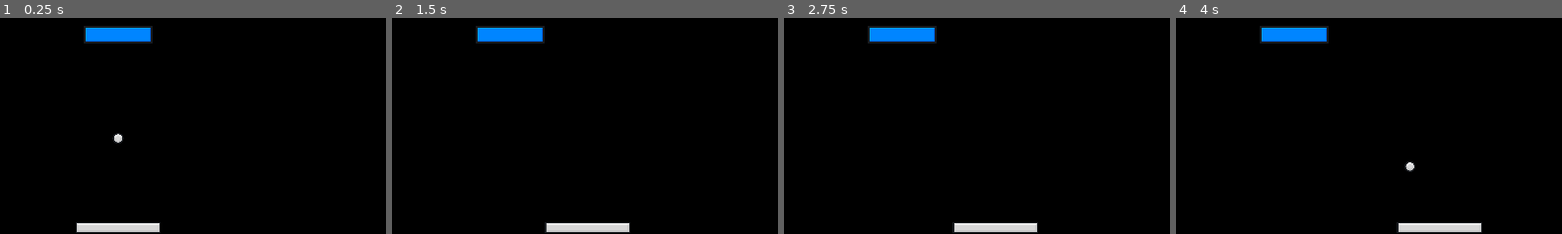
Above: before the commit, frames 1-4 (left to right).
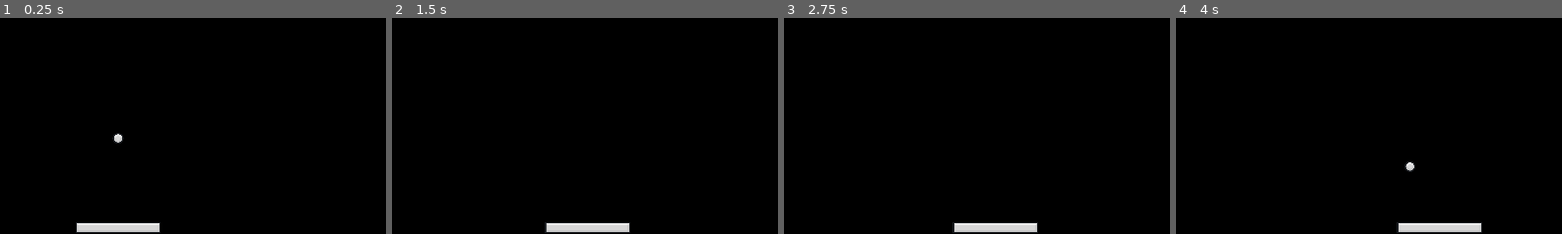
Above: after the commit, the same moments.

Repository: joferrer5/Brick-Breaker-Game
Game: Godot game, scene res://Scenes/main.tscn
Two runs of this game, one before a commit and one after it. Both use one fixed random seed, a clock stepped at 60 frames per second and the inputs below.
Inputs:
- Up to frame 1 (0.25 s): no input
- Up to frame 2 (1.5 s): tap Enter at 0.5 s; hold D (right) 0.53-1.28 s; hold A (left) from 1.28 s (still down)
- Up to frame 3 (2.75 s): release A (left) at 2.03 s; hold D (right) from 2.03 s (still down)
- Up to frame 4 (4 s): release D (right) at 3.53 s; hold A (left) from 3.53 s (still down)
The pictures show only the part of the screen within x 35-85%, y 46-96%; the shares and areas given below are measured in that part.

The runs differ from the first frame. In frame 1, 1.5% of the frame differs, in the area x 21-40%, y 3-12%; in frame 2, 1.5%; in frame 3, 1.5%; in frame 4, 1.5%.

Commit message:
Revert "1:09:09"
This reverts commit 44c9f09863899db20ad55ffa690cffdaaee46675.

Diff:
--- a/BrickSpawner.gd
+++ b/BrickSpawner.gd
@@ -5,8 +5,8 @@
 const COLUMNS = 5
 const ROWS = 6
 
-@onready var ball = $"../Ball" as Ball
-@onready var ui = $"../UI" as UI
+@onready var ball = $"../Ball"
+@onready var ui = $"../UI"
 
 @export var brick_scene: PackedScene
 @export var margin: Vector2 = Vector2(8, 8)
@@ -16,29 +16,9 @@
 
 # Called when the node enters the scene tree for the first time.
 func _ready():
-	spawn()
+	pass # Replace with function body.
 
 func spawn():
 	var test_brick = brick_scene.instantiate() as Brick
 	add_child (test_brick)
-	var brick_size = test_brick.get_size()
-	test_brick.queue_free()
-
-	var row_width = brick_size.x * COLUMNS + margin.x * (COLUMNS - 1)
-	var spawn_position_x = (row_width + brick_size.x + margin.x) / 2
-	var spawn_position_y = spawn_start.position.y
-
-	for i in ROWS:
-		for j in COLUMNS:
-			var brick = brick_scene.instantiate() as Brick
-			add_child(brick)
-			brick.set_level(ROWS - i)
-			var x = spawn_position_x + j * (margin.x + brick.get_size().x)
-			var y = spawn_position_y + i * (margin.y + brick.get_size().y)
-			brick.set_position(Vector2(x, y))
-			brick.brick_destroyed.connect(on_brick_destroyed)
-
-func on_brick_destroyed():
-	brick_count -= 1
-	if brick_count == 0:
-		ball.stop_ball()
+	var brick_size = test_brick.get_size() * .25
--- a/Scenes/brick.gd
+++ b/Scenes/brick.gd
@@ -19,7 +19,7 @@
 ]
 
 func get_size():
-	return collision_shape_2d.shape.get_rect().size * sprite_2d.scale
+	return collision_shape_2d.shape.get_rect().size
 
 func set_level(new_level: int):
 	level = new_level
--- a/Scenes/brick.tscn
+++ b/Scenes/brick.tscn
@@ -7,7 +7,6 @@
 size = Vector2(99, 24)
 
 [node name="Brick" type="RigidBody2D"]
-collision_layer = 8
 gravity_scale = 0.0
 lock_rotation = true
 freeze = true
--- a/Scenes/main.tscn
+++ b/Scenes/main.tscn
@@ -1,11 +1,10 @@
-[gd_scene load_steps=7 format=3 uid="uid://cdpcmkuswsgs3"]
+[gd_scene load_steps=6 format=3 uid="uid://cdpcmkuswsgs3"]
 
 [ext_resource type="PackedScene" uid="uid://dn6lj2aumq8ah" path="res://paddle.tscn" id="1_25ctu"]
-[ext_resource type="PackedScene" uid="uid://bj5bjwp4spyvn" path="res://Scenes/ball.tscn" id="2_6ywm0"]
+[ext_resource type="PackedScene" uid="uid://bj5bjwp4spyvn" path="res://ball.tscn" id="2_6ywm0"]
 [ext_resource type="PackedScene" uid="uid://3t3s5l0jjqiq" path="res://wall.tscn" id="3_ra8e1"]
 [ext_resource type="PackedScene" uid="uid://dauqta0uydf8s" path="res://death_zone.tscn" id="4_doer2"]
 [ext_resource type="PackedScene" uid="uid://bmbhooyv4lkxd" path="res://ui.tscn" id="5_a57ea"]
-[ext_resource type="PackedScene" uid="uid://bbtoe6241q0fr" path="res://Scenes/brick.tscn" id="6_q3hx6"]
 
 [node name="Main" type="Node"]
 
@@ -42,5 +41,3 @@
 
 [node name="DeathZone" parent="." instance=ExtResource("4_doer2")]
 position = Vector2(0, 621)
-
-[node name="Brick" parent="." instance=ExtResource("6_q3hx6")]
Not shown: 2 places in Scenes/ball.tscn that only renumber resources
